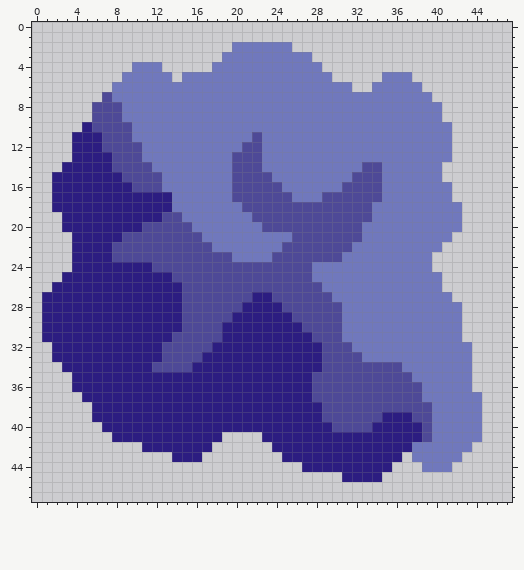
File history of a pixel-art sprite, sprites/blocks/environment/storm/gale-shale-wall2.png. Above: the version before the commit.
The file is 48x48 pixels.
The result:
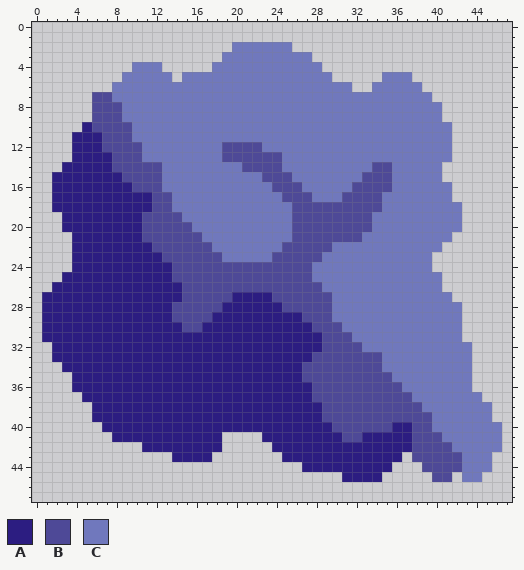
Palette (. is transparent): A #2c1d81  B #4e4997  C #7078bd
Diff:
Changed rows in their new state; - is an unchanged pixel.
first column x 6:
 7 B
first column x 8:
11 --------------C------------------------
12 -----------BB--------------------------
13 -----------B---BB----------------------
14 ----B-------C--BB--------C-B-----------
15 ------------CCC-BB------C--B-----------
16 ------------CCCC-BB----C---B-----------
17 ----BB------CCCCC-BB-CC----------------
18 ----BB-------CCCCC--------B------------
19 ---BB---------CCCC---------------------
20 ---------------CCC-------B-------------
21 -AA------------------------------------
22 AAAA------------------CC---------------
23 AAAAA------C---------CC----------------
24 ----AA---------------------------------
27 ------------AA-------------------------
28 ------B----AA---------C----------------
29 ------B---AA------A---C----------------
30 ---------AA--------A-------------------
31 ------AAAAA---------A--B---------------
32 -----AAAAA--------------B--------------
33 -----AAAA-----------B----BB------------
34 ----AAAA-----------BB------CC----------
35 -------------------B--------CC---------
36 -----------------------------CC--------
37 ------------------------------C--------
38 -------------------------------C-----C-
39 ---------------------------BBB-------C-
40 --------------------------BB--B------CC
41 -----------------------BB-----B-B----CC
42 ----------A-------------------BBBB--CCC
43 ---------A--------------------BBBBBCCC-
44 -------------------------------BBBBCCC-
45 --------------------------------BB-CC--
Pixel boxes of the changes (left, top, right, bottom) in both pictures:
added: (92, 92, 102, 102)
changed: (112, 132, 502, 482)
